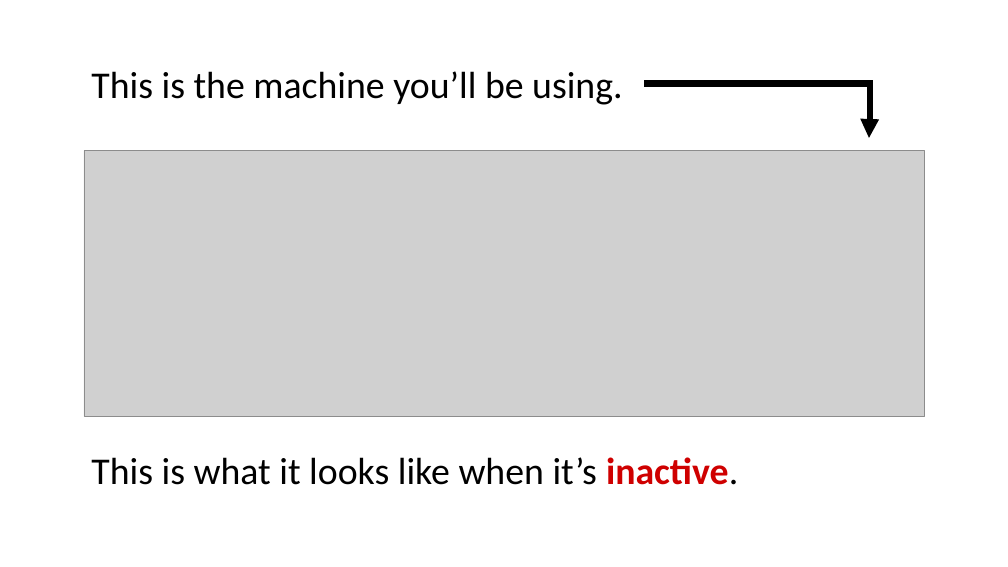
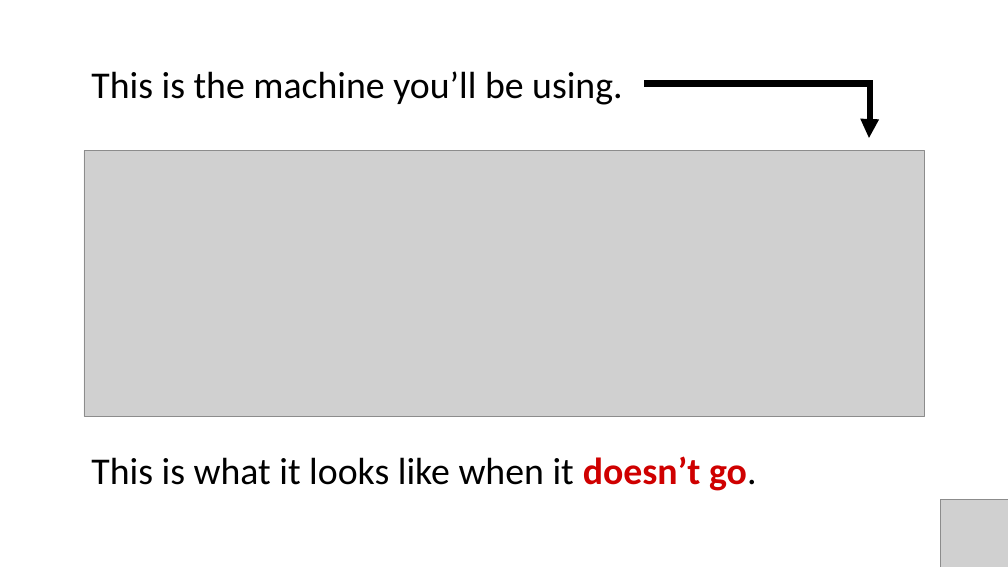
Before and after one commit to rgelpi/rgelpi.github.io, a slide deck: slide 3 of trayBlicket/vid/video.pptx. Drawn at 1008x567 pixels with LibreOffice and Linux fonts; fonts in the diff are those of the drawing; grey boxes stand for pictures. Boxes give left, top, right and bottom in pixels: in the first picture for what was removed or moved away, otherwise in the second. Text is boxed around its words. In the diff, an @@ line names an element or a change of style, - is before the commit and + after.

```diff
--- a/trayBlicket/vid/video.pptx
+++ b/trayBlicket/vid/video.pptx
@@ text at (x1=91, y1=456, x2=757, y2=491): text changed @@
-This is what it looks like when it’s inactive.
+This is what it looks like when it doesn’t go.
@@ picture added at (x1=941, y1=500, x2=1008, y2=567) @@
```
Also in this commit, not shown: 2 other slides changed, 11 other files.
